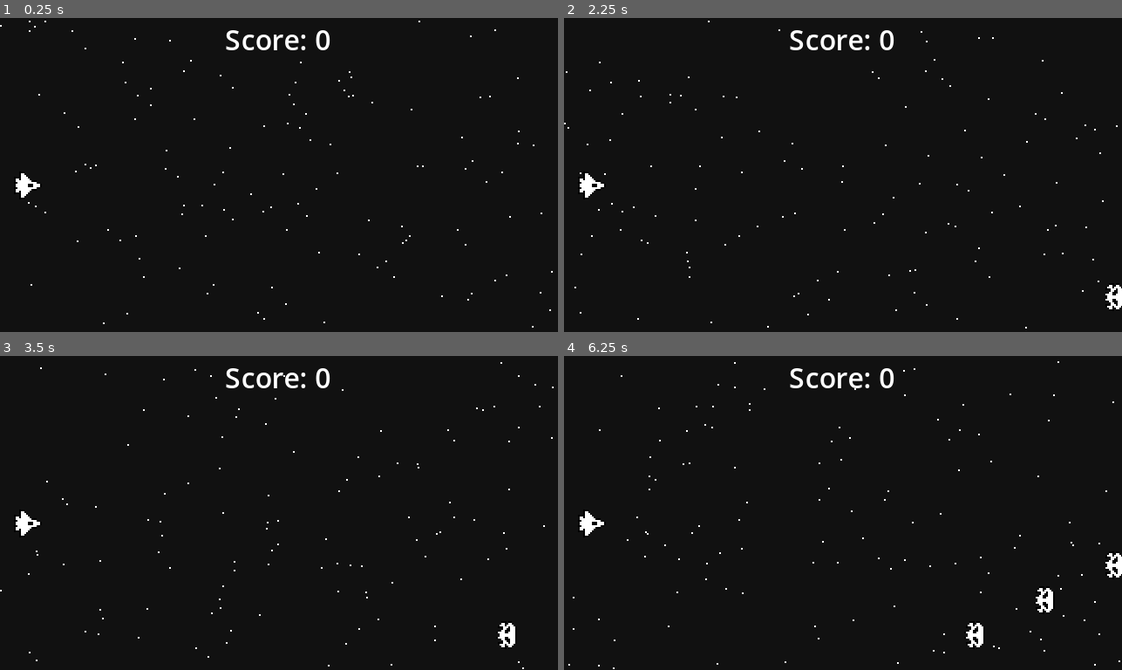
Above: before the commit, frames 1-4 (two rows, left to right).
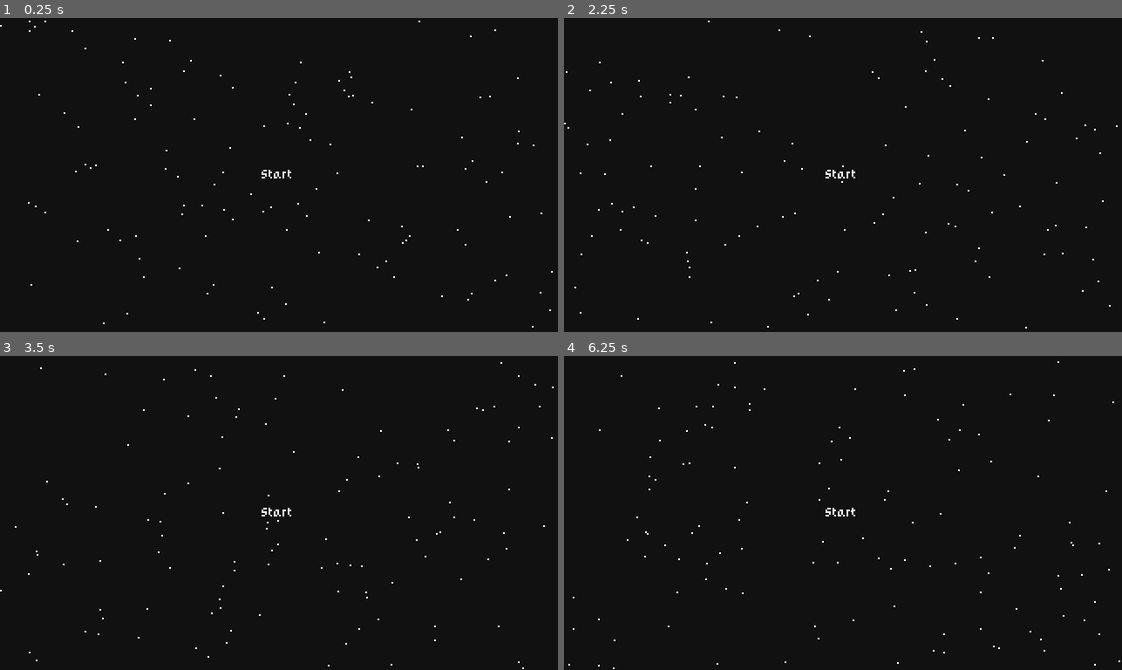
Above: after the commit, the same moments.

Repository: lufog/godot-heartbeast-space-shooter
Game: Godot game, scene res://start_menu/start_menu.tscn
Same seed, same stepped clock (60 frames per second), same inputs: the game is played once before the commit and once after it. Before the commit the project starts from res://world.tscn.
Inputs (mouse positions are in pixels of both pictures, inside the frame that each line leads up to):
- Up to frame 1 (0.25 s): no input
- Up to frame 2 (2.25 s): click (843, 175) at 0.5 s, where only the run after the commit has a clickable "Start"; click (843, 175) at 1.25 s, where only the run after the commit has a clickable "Start"; tap Enter (ui_accept) at 2 s; hold Up (ui_up) from 2.03 s (still down)
- Up to frame 3 (3.5 s): tap Enter (ui_accept) at 2.27, 3.02 s; release Up (ui_up) at 2.78 s; hold Down (ui_down) from 2.78 s (still down)
- Up to frame 4 (6.25 s): release Down (ui_down) at 3.53 s; hold Up (ui_up) 3.53-5.03 s; tap Enter (ui_accept) at 4.52, 5.27, 6.02 s; hold Down (ui_down) from 5.03 s (still down)

The runs differ from the first frame. In frame 1, 0.7% of the frame differs, in the area x 2-60%, y 3-58%; in frame 2, 0.8%; in frame 3, 0.8%; in frame 4, 1.1%, in the area x 2-100%, y 3-93%.
Error before the commit: Parse Error: Could not find base class "RigidDynamicBody2D". (res://laser/laser.gd:1)
Error after the commit: Invalid call. Nonexistent function 'change_scene' in base 'SceneTree'. (res://start_menu/start_menu.gd:5)

Commit message:
Part 18

Diff:
--- a/project.godot
+++ b/project.godot
@@ -21,7 +21,7 @@
 [application]
 
 config/name="Space Shooter"
-run/main_scene="res://world.tscn"
+run/main_scene="res://start_menu/start_menu.tscn"
 config/features=PackedStringArray("4.0", "Vulkan Clustered")
 config/icon="res://icon.png"
 
--- /dev/null
+++ b/start_menu/start_menu.gd
@@ -0,0 +1,5 @@
+extends Node
+
+
+func _on_start_button_pressed() -> void:
+	get_tree().change_scene("res://world.tscn")
--- /dev/null
+++ b/start_menu/start_menu.tscn
@@ -0,0 +1,54 @@
+[gd_scene load_steps=8 format=3 uid="uid://pn6gxudsyhx5"]
+
+[ext_resource type="FontFile" uid="uid://c2nvgcl8v5xn" path="res://PixelRPG.ttf" id="1_2w6jc"]
+[ext_resource type="Script" path="res://start_menu/start_menu.gd" id="1_hoh4v"]
+
+[sub_resource type="ParticlesMaterial" id="ParticlesMaterial_ii5rx"]
+emission_shape = 3
+emission_box_extents = Vector3(1, 90, 1)
+particle_flag_disable_z = true
+direction = Vector3(-1, 0, 0)
+spread = 0.0
+gravity = Vector3(0, 0, 0)
+initial_velocity_min = 50.0
+initial_velocity_max = 100.0
+orbit_velocity_min = 0.0
+orbit_velocity_max = 0.0
+
+[sub_resource type="StyleBoxEmpty" id="StyleBoxEmpty_luyby"]
+
+[sub_resource type="StyleBoxEmpty" id="StyleBoxEmpty_cim4w"]
+
+[sub_resource type="StyleBoxEmpty" id="StyleBoxEmpty_ujv8b"]
+
+[sub_resource type="StyleBoxEmpty" id="StyleBoxEmpty_7l3wb"]
+
+[node name="StartMenu" type="Node"]
+script = ExtResource("1_hoh4v")
+
+[node name="Background" type="ColorRect" parent="."]
+anchor_right = 1.0
+anchor_bottom = 1.0
+color = Color(0.0666667, 0.0666667, 0.0666667, 1)
+
+[node name="StarParticles" type="GPUParticles2D" parent="."]
+position = Vector2(320, 90)
+amount = 200
+lifetime = 7.0
+preprocess = 7.0
+process_material = SubResource("ParticlesMaterial_ii5rx")
+
+[node name="StartButton" type="Button" parent="."]
+offset_left = 120.0
+offset_top = 80.0
+offset_right = 200.0
+offset_bottom = 100.0
+theme_override_fonts/font = ExtResource("1_2w6jc")
+theme_override_font_sizes/font_size = 6
+theme_override_styles/normal = SubResource("StyleBoxEmpty_luyby")
+theme_override_styles/hover = SubResource("StyleBoxEmpty_cim4w")
+theme_override_styles/pressed = SubResource("StyleBoxEmpty_ujv8b")
+theme_override_styles/focus = SubResource("StyleBoxEmpty_7l3wb")
+text = "Start"
+
+[connection signal="pressed" from="StartButton" to="." method="_on_start_button_pressed"]
--- a/world.tscn
+++ b/world.tscn
@@ -1,8 +1,9 @@
-[gd_scene load_steps=5 format=3 uid="uid://dpfxc7o3tu8oo"]
+[gd_scene load_steps=6 format=3 uid="uid://dpfxc7o3tu8oo"]
 
 [ext_resource type="Script" path="res://world.gd" id="1_jp0j4"]
 [ext_resource type="PackedScene" uid="uid://dfr3rl07rqm85" path="res://ship/ship.tscn" id="1_km65d"]
 [ext_resource type="PackedScene" uid="uid://craadsppmi4i" path="res://enemy_spawner.tscn" id="3_tmnff"]
+[ext_resource type="FontFile" uid="uid://c2nvgcl8v5xn" path="res://PixelRPG.ttf" id="4_372xy"]
 
 [sub_resource type="ParticlesMaterial" id="ParticlesMaterial_fs7gc"]
 emission_shape = 3
@@ -40,7 +41,9 @@
 
 [node name="ScoreLabel" type="Label" parent="."]
 anchor_right = 1.0
-offset_bottom = 26.0
+offset_bottom = 21.0
+theme_override_fonts/font = ExtResource("4_372xy")
+theme_override_font_sizes/font_size = 6
 text = "Score: 0"
 horizontal_alignment = 1
 vertical_alignment = 1
